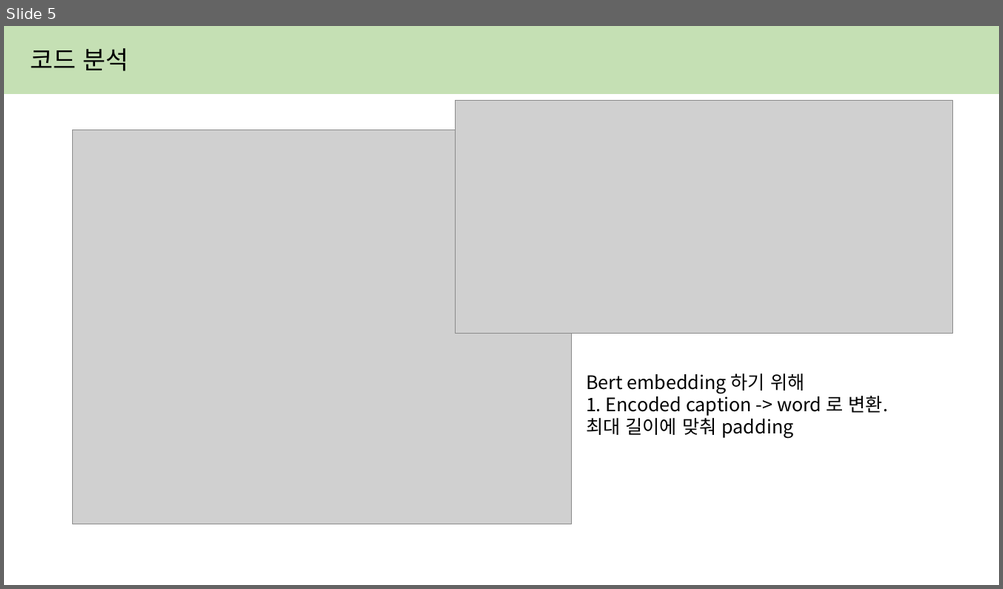
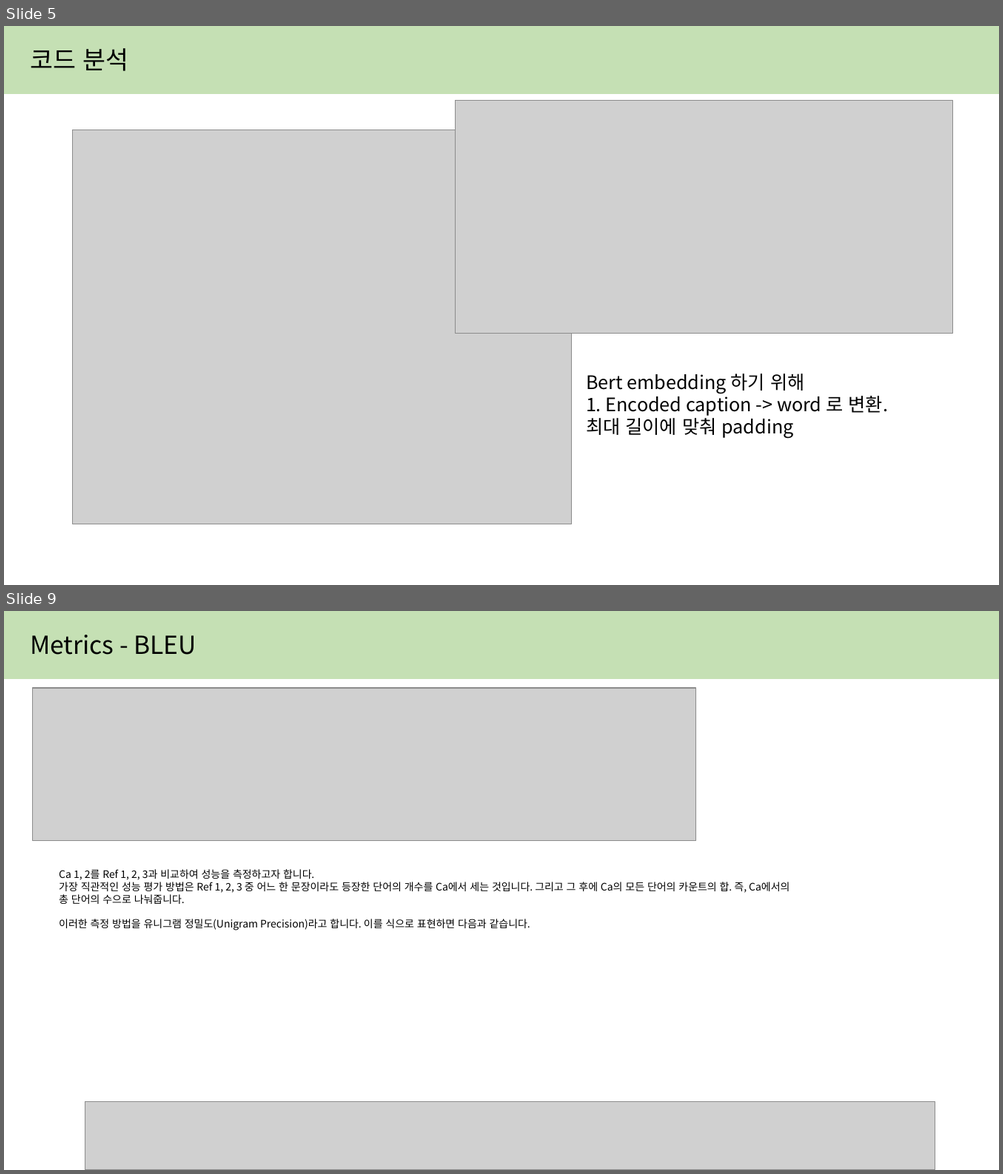
Before and after one commit to yejin087/study_image_caption, a slide deck: 6주차.pptx. Shown one above the other, each under a label of ours: slide 5 before the commit, slides 5 and 9 after it; the slides between them are not shown. The pictures are 1003x589 and 1003x1174 pixels, drawn with LibreOffice and Linux fonts; fonts in the diff are those of the drawing; grey boxes stand for pictures. Boxes give left, top, right and bottom in pixels: in the first picture for what was removed or moved away, otherwise in the second. Text is boxed around its words. In the diff, an @@ line names an element or a change of style, - is before the commit and + after.

Commit message:
bleu
dd

```diff
--- a/6주차.pptx
+++ b/6주차.pptx
@@ slide 9 added at [4, 611, 999, 1170], background #FFFFFF @@
@@ rectangle added at [4, 611, 999, 678], fill #C5E0B4, outline #C5E0B4 1 pt @@
@@ text added at [30, 635, 196, 655], 24 pt, text #000000 @@
+Metrics - BLEU
@@ picture added at [32, 688, 696, 841] @@
@@ text added at [59, 869, 789, 931], 10 pt, text #000000 @@
+Ca 1, 2를 Ref 1, 2, 3과 비교하여 성능을 측정하고자 합니다.
+가장 직관적인 성능 평가 방법은 Ref 1, 2, 3 중 어느 한 문장이라도 등장한 단어의 개수를 Ca에서 세는 것입니다. 그리고 그 후에 Ca의 모든 단어의 카운트의 합. 즉, Ca에서의 총 단어의 수으로 나눠줍니다.
+이러한 측정 방법을 유니그램 정밀도(Unigram Precision)라고 합니다. 이를 식으로 표현하면 다음과 같습니다.
@@ picture added at [85, 1102, 935, 1170] @@
```
Also in this commit, not shown: 5 other slides added, 1 slide removed, 1 other file.
